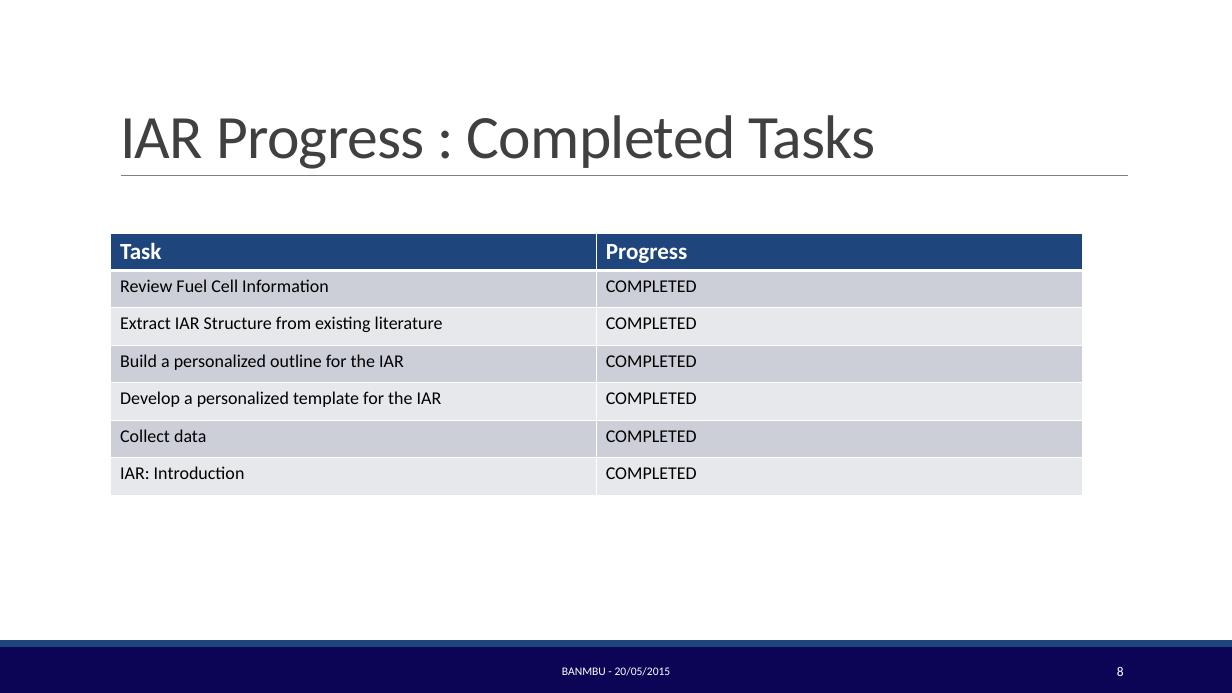
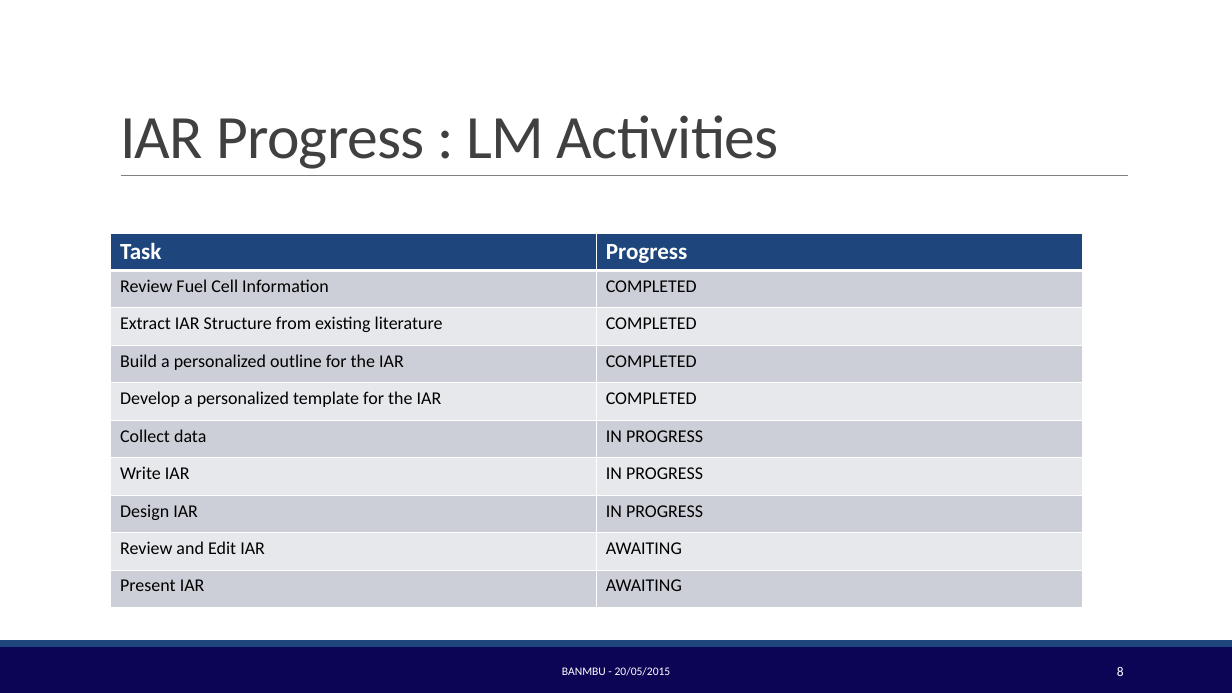
Before and after one commit to BambuGMS/Industry-Analysis-Report, a slide deck: slide 8 of Assignments/Presentations/2015.05.20Presentation_2.pptx. Drawn at 1232x693 pixels with LibreOffice and Linux fonts; fonts in the diff are those of the drawing; background and template pictures are left out. Boxes give left, top, right and bottom in pixels: in the first picture for what was removed or moved away, otherwise in the second. Text is boxed around its words. In the diff, an @@ line names an element or a change of style, - is before the commit and + after.

```diff
--- a/Assignments/Presentations/2015.05.20Presentation_2.pptx
+++ b/Assignments/Presentations/2015.05.20Presentation_2.pptx
@@ title at (120, 115, 779, 169): text changed @@
-IAR Progress : Completed Tasks
+IAR Progress : LM Activities
@@ table at (111, 233, 1083, 607) @@
-row 6: Collect data | COMPLETED
-row 7: IAR: Introduction | COMPLETED
+row 6: Collect data | IN PROGRESS
+row 7: Write IAR | IN PROGRESS
+row 8: Design IAR | IN PROGRESS
+row 9: Review and Edit IAR | AWAITING
+row 10: Present IAR | AWAITING
```
Also in this commit, not shown: 3 other slides changed, 5 other files.
